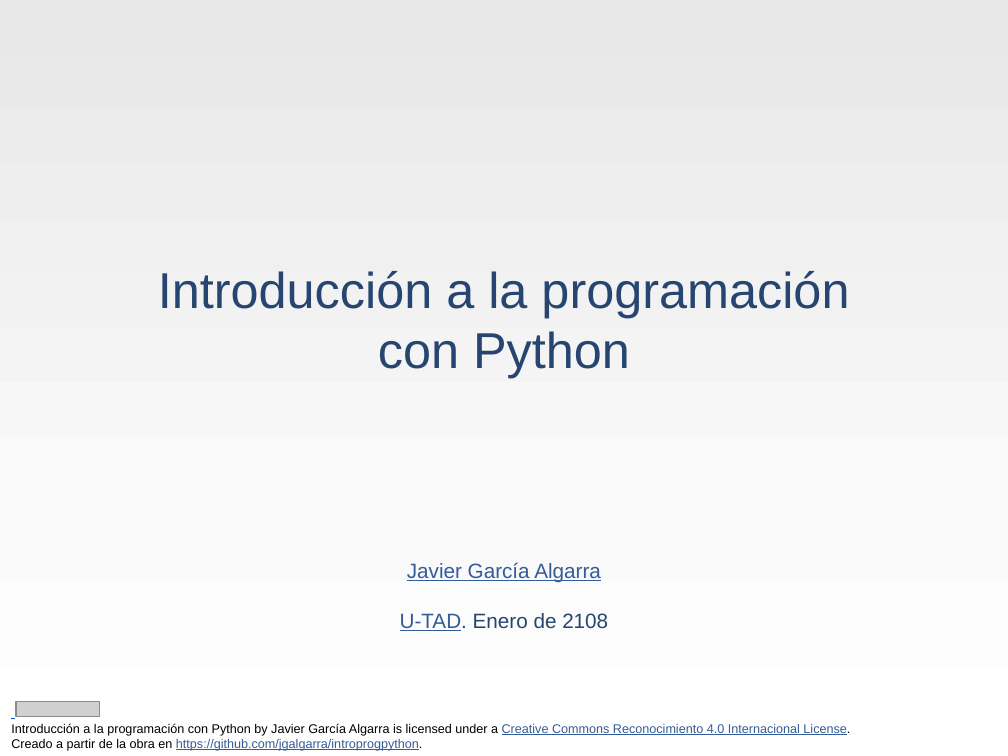
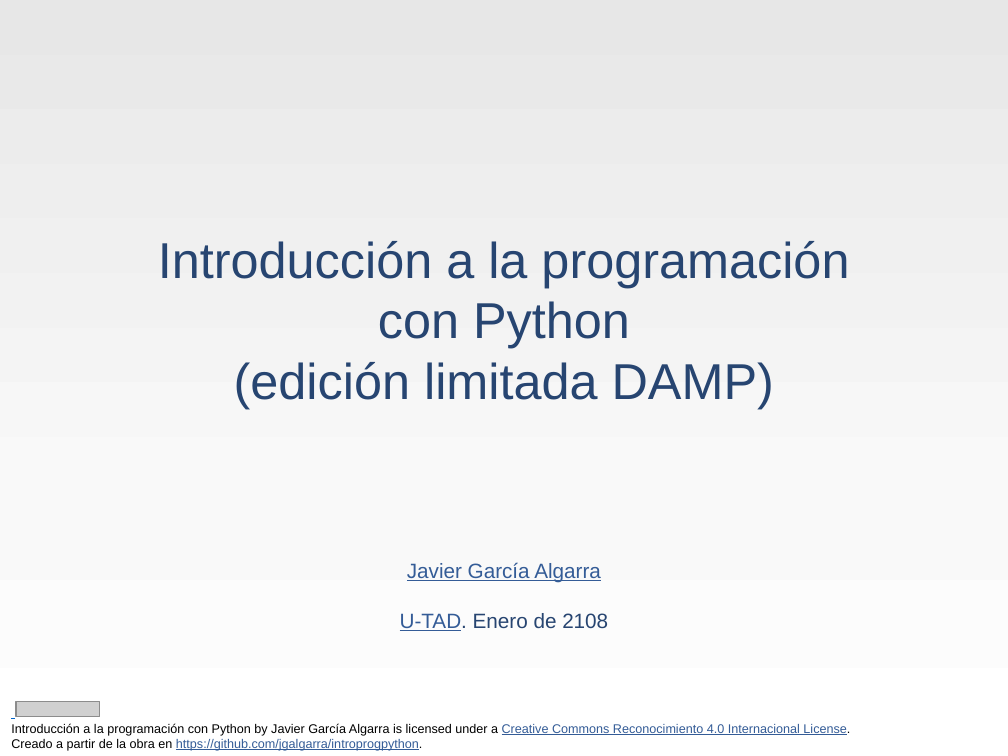
Before and after one commit to jgalgarra/pythonDAMP, a slide deck: slide 1 of slides/python_elemental_damp_slides.pptx. Drawn at 1008x756 pixels with LibreOffice and Linux fonts; fonts in the diff are those of the drawing; grey boxes stand for pictures; background and template pictures are left out. Boxes give left, top, right and bottom in pixels: in the first picture for what was removed or moved away, otherwise in the second. Text is boxed around its words. In the diff, an @@ line names an element or a change of style, - is before the commit and + after.

```diff
--- a/slides/python_elemental_damp_slides.pptx
+++ b/slides/python_elemental_damp_slides.pptx
@@ title at <box>158,241,849,409</box>: text changed @@
-Introducción a la programación con Python
+Introducción a la programación con Python
+(edición limitada DAMP)
```
Also in this commit, not shown: 3 other slides changed.
